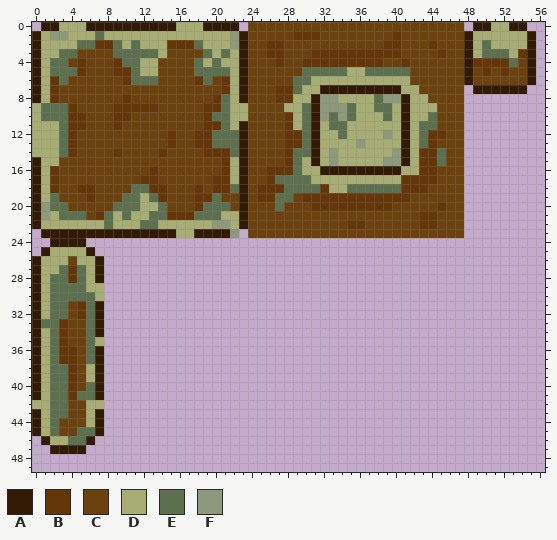
One commit to this pixel-art sprite: Assets/Art/Environment/Tiles_Template.png. This is how it looked before the edit.
The file is 64x64 pixels. Shown: x 0..56, y 0..49.
Palette (. is transparent): A #331a05  B #653607  C #6b420d  D #a8ad74  E #5c704f  F #8e997b
And afterwards:
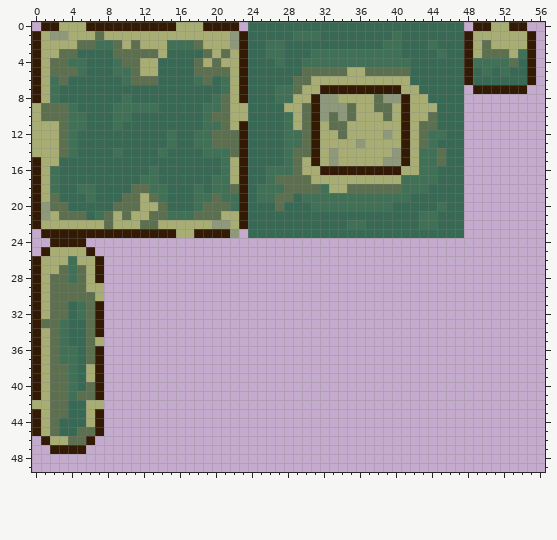
Edits made:
@@ palette @@
-B #653607
+B #407156
-C #6b420d
+C #386954
@@ x 0..56 @@
  3 ADDEECCCCEEEEEDCCCCEDEDACCBBCCCBBBBBBBBBBCCCCBCCADEEEDBA.
- 4 ADEECBCCCBEEDDCCCCEDEDDACCCBCCBBBBBBBBBCCBCCCCCCABBBBECA.
+ 4 ADEEBBCCCBEEDDCCCCEDEDDACCCBCCBBBBBBBBBBBBCCCCCCABBBBECA.
  5 ADEEEBCCCBBEDDCCCCEEEEDACCCCCCEEEEEDDEEEEECCCCCCACBCBCCA.
@@ x 19..24 @@
 18 CBBEAC
-19 BECCAC
-20 EEECAC
+19 BEBBAC
+20 EEEBAC
 21 EEDDAC
@@ x 2..6 @@
 25 DDDDA
-26 DDCDD
+26 DDBDD
 27 DEBED
